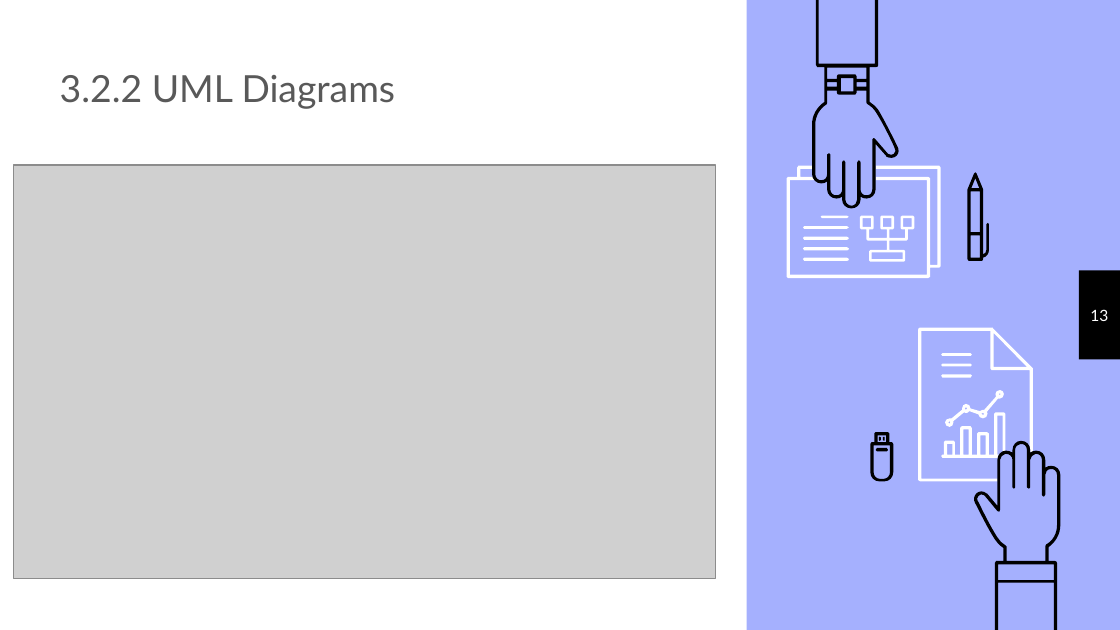
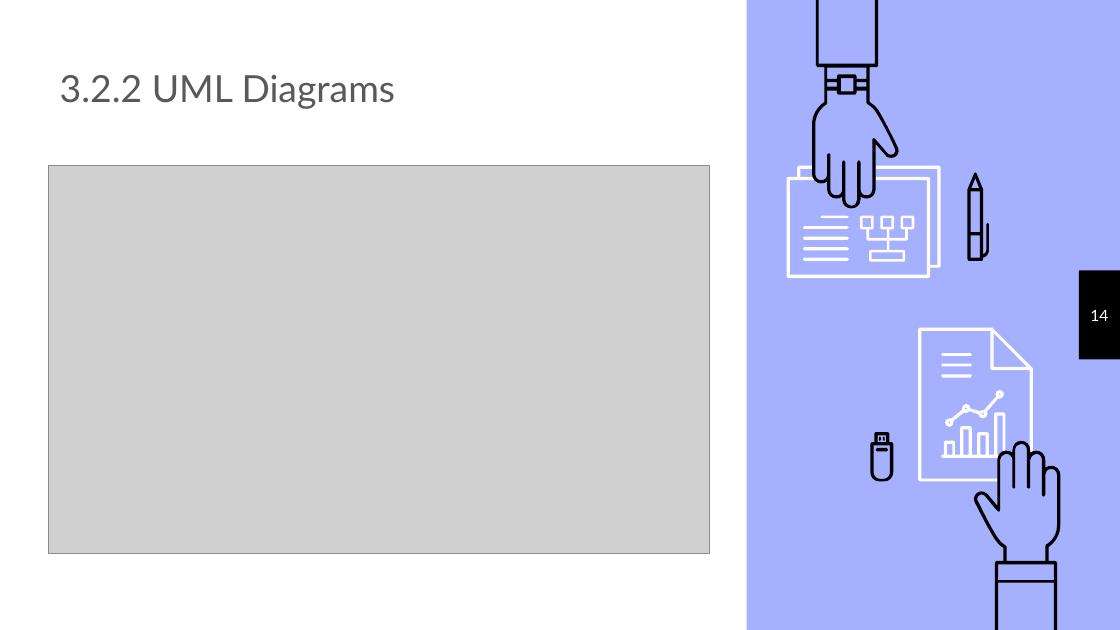
Before and after one commit to ha-duc-hai/Phan-tich-diem-thi-DH, a slide deck: slide 14 of Báo cáo KTPM.pptx (slide 13 before the commit). Drawn at 1120x630 pixels with LibreOffice and Linux fonts; fonts in the diff are those of the drawing; grey boxes stand for pictures. Boxes give left, top, right and bottom in pixels: in the first picture for what was removed or moved away, otherwise in the second. Text is boxed around its words. In the diff, an @@ line names an element or a change of style, - is before the commit and + after.

```diff
--- a/Báo cáo KTPM.pptx
+++ b/Báo cáo KTPM.pptx
@@ picture resized from (x1=13, y1=165, x2=716, y2=578) to (x1=48, y1=166, x2=710, y2=553) @@
@@ page number at (x1=1090, y1=309, x2=1108, y2=321): text changed @@
-13
+14
```
Also in this commit, not shown: 6 other slides changed, 2 slides added, 2 other files.
